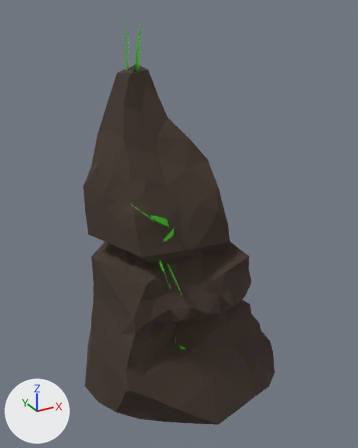
What one commit did to the Blender file Art/Rock2.blend.
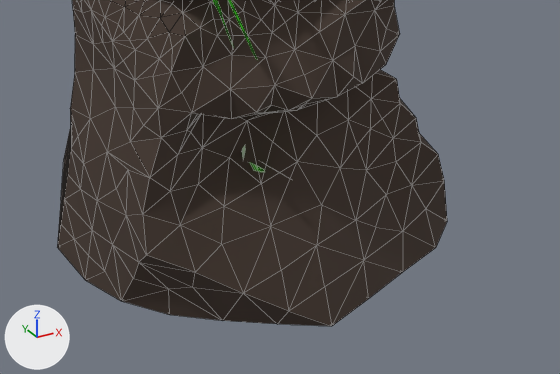
Each version appears first whole from a camera (50 mm lens) standing at (-2.17, -4.33, 3.91) and looking at (0.19, -0.02, 1.76), and next in a close-up on the part from 16% to 92% of the width and 59% to 100% of the height. Every picture has the same lights, and +X, +Y and +Z are marked at lower left. The close-ups show mesh edges as thin lines.
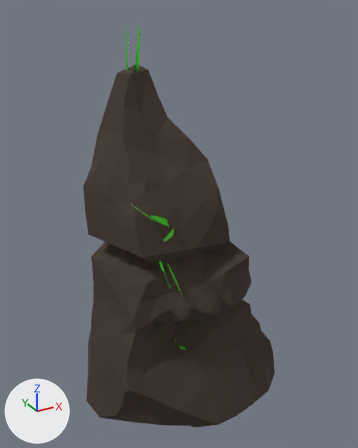
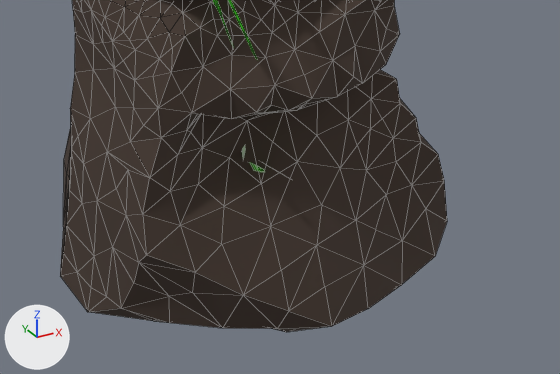
Boxes (x1, y1, x2, y2) around the edits, measured in the close-ups (560 x 374 px; the box of a moved part takes in the faces that stretch with it):
```json
{"object": "Cube.001", "change": "reshaped", "before": [57, 0, 447, 326], "after": [60, 0, 447, 332]}
{"part": 1, "of": "me_cube_001", "change": "moved or reshaped", "before": [57, 130, 447, 326], "after": [60, 130, 447, 332]}
```

Scene script edits in JSON lines:
```json
{"block": "me_cube_001", "where": "# used by ob_cube_001; location = (0.0, 0.0, 0.0)"}
{"op": "remove", "block": "me_cube_001", "code": "me_cube_001.from_pydata(...)  # 898 vertices, 1288 faces; spans x -0.99..1.03, y -1.26..1.3, z 0.0..3.81"}
{"op": "add", "block": "me_cube_001", "code": "me_cube_001.from_pydata(...)  # 898 vertices, 1288 faces; spans x -0.99..1.03, y -1.26..1.3, z -0.51..3.81"}
{"block": "me_cube_001", "change": "me_cube_001 part 1: 77 of 898 vertices moved; they spanned x -0.99..1.03, y -1.1..0.73, z 0.0..0.52 and now span x -0.99..1.03, y -1.1..0.73, z -0.51..0.45; mean shift (0.0, 0.0, -0.18); largest move (0.0, 0.0, 0.0) -> (0.0, 0.0, -0.51)"}
```
